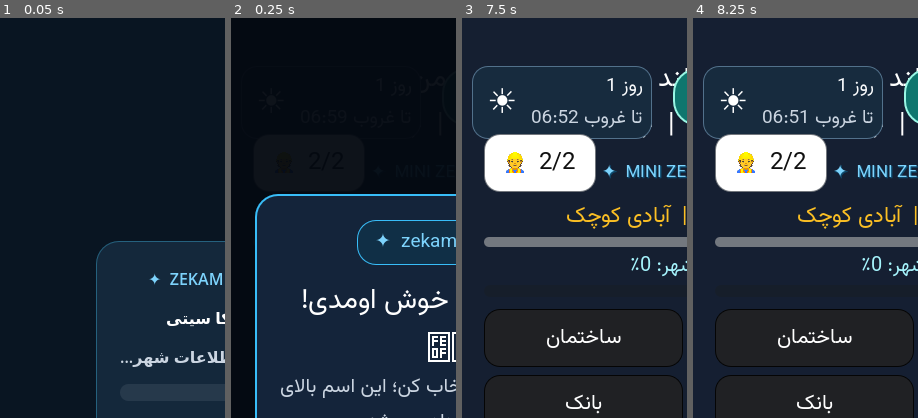
Above: before the commit, frames 1-4 (left to right).
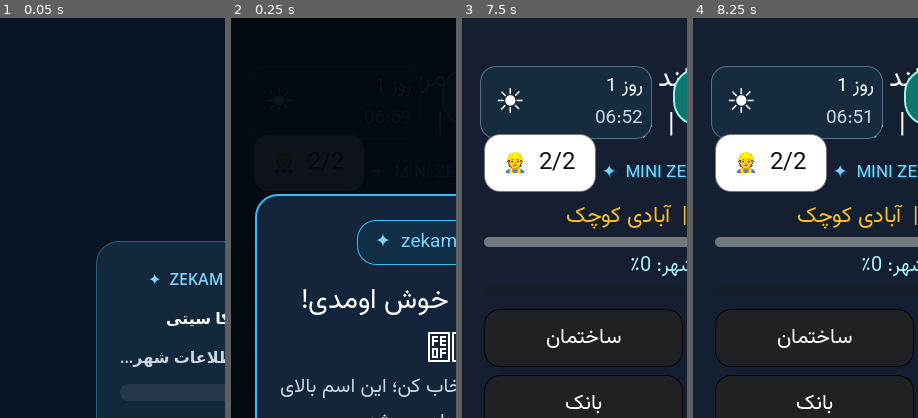
Above: after the commit, the same moments.

Repository: zekainstabot/mini-zeka-city
Game: Godot game, scene res://Main.tscn
Same seed, same stepped clock (60 frames per second), same inputs: the game is played once before the commit and once after it.
Inputs (mouse positions are % of the whole screen's width and height, from its top left):
- Up to frame 1 (0.05 s): no input
- Up to frame 2 (0.25 s): no input
- Up to frame 3 (7.5 s): click (50, 58) at 0.52 s; type "12" at 0.6 s; click "شهر من" at 1.25 s; click "ساختمان" at 2 s; click "شهروندان" at 2.75 s; click "بانک" at 3.5 s; click "شهرداری 🔒" at 4.25 s; click "اقتصاد 🔒" at 5 s; click "بازار" at 5.75 s; click "توسعه شهر" at 6.5 s; click "انبار" at 7.25 s
- Up to frame 4 (8.25 s): click "گزارش" at 8 s
The pictures show only the part of the screen within x 0-50%, y 0-50%; the shares and areas given below are measured in that part.

Frame 1 is identical in both runs. In frame 3, 1.4% of the frame differs, in the area x 4-80%, y 12-31%; in frame 4, 1.3%.

Commit message:
Simplify day and night countdown display

Diff:
--- a/scripts/Main.gd
+++ b/scripts/Main.gd
@@ -1253,8 +1253,7 @@
 	if day_night_day_label != null and is_instance_valid(day_night_day_label):
 		day_night_day_label.text = PersianText.reshaper("روز %d" % int(game.state.get("day", 1)))
 	if day_night_timer_label != null and is_instance_valid(day_night_timer_label):
-		var phase_name = "تا غروب" if is_daytime else "تا طلوع"
-		day_night_timer_label.text = PersianText.reshaper(phase_name + " ") + _format_time_display(int(phase_remaining / 60), phase_remaining % 60)
+		day_night_timer_label.text = _format_time_display(int(phase_remaining / 60), phase_remaining % 60)
 
 
 func _get_available_construction_workers():
